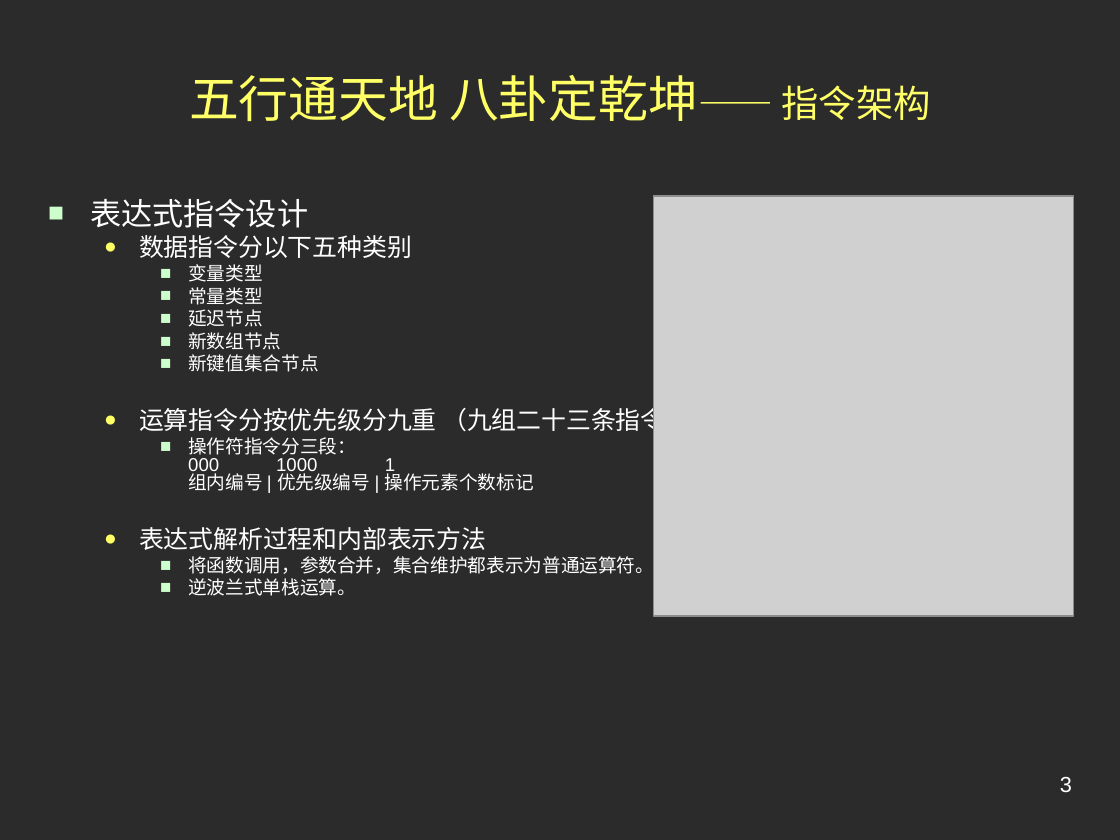
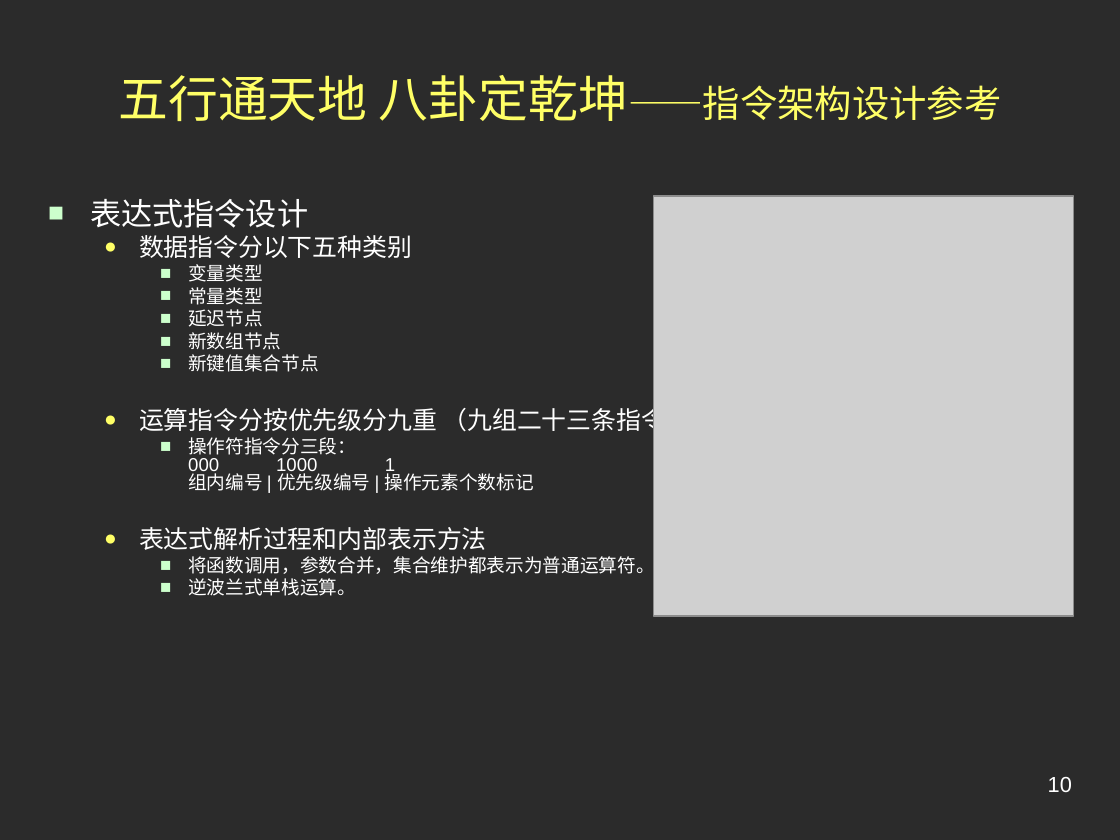
Before and after one commit to jindw/lite, a slide deck: slide 10 of trunk/Lite/web/doc/Preview.ppt (slide 3 before the commit). Drawn at 1120x840 pixels with LibreOffice and Linux fonts; fonts in the diff are those of the drawing; grey boxes stand for pictures; background and template pictures are left out; a plain dark background stands for a picture behind light text. Boxes give left, top, right and bottom in pixels: in the first picture for what was removed or moved away, otherwise in the second. Text is boxed around its words. In the diff, an @@ line names an element or a change of style, - is before the commit and + after.

```diff
--- a/trunk/Lite/web/doc/Preview.ppt
+++ b/trunk/Lite/web/doc/Preview.ppt
@@ title at (x1=119, y1=75, x2=1001, y2=121): text changed @@
-五行通天地 八卦定乾坤—— 指令架构
+五行通天地 八卦定乾坤——指令架构设计参考
@@ page number at (x1=1048, y1=777, x2=1072, y2=792): text changed @@
-3
+10
```
Also in this commit, not shown: 3 other slides changed, 5 slides added.
